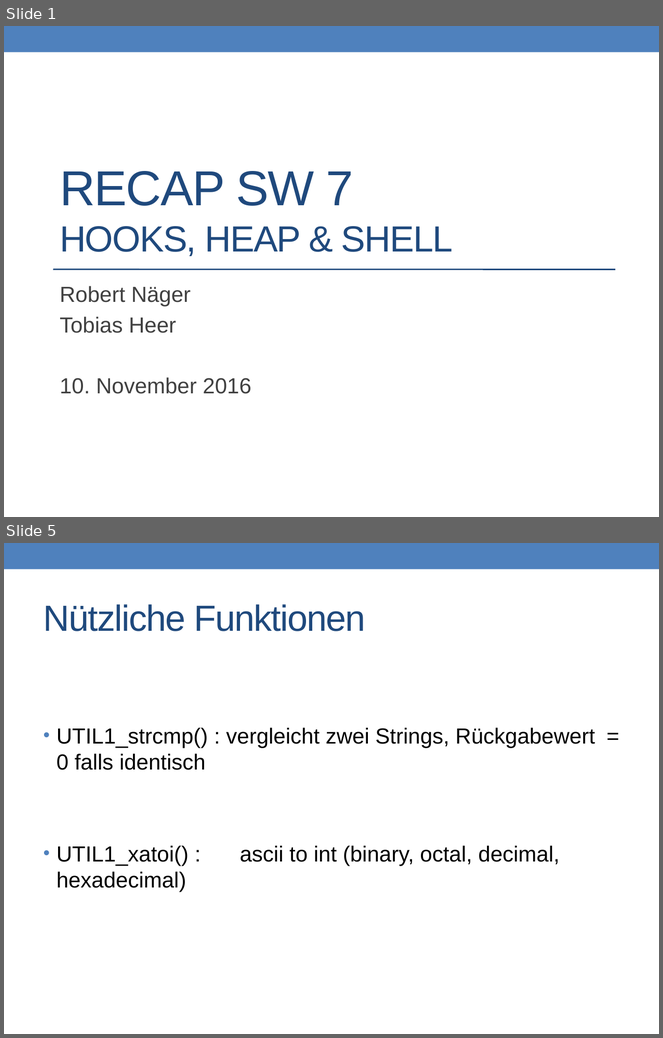
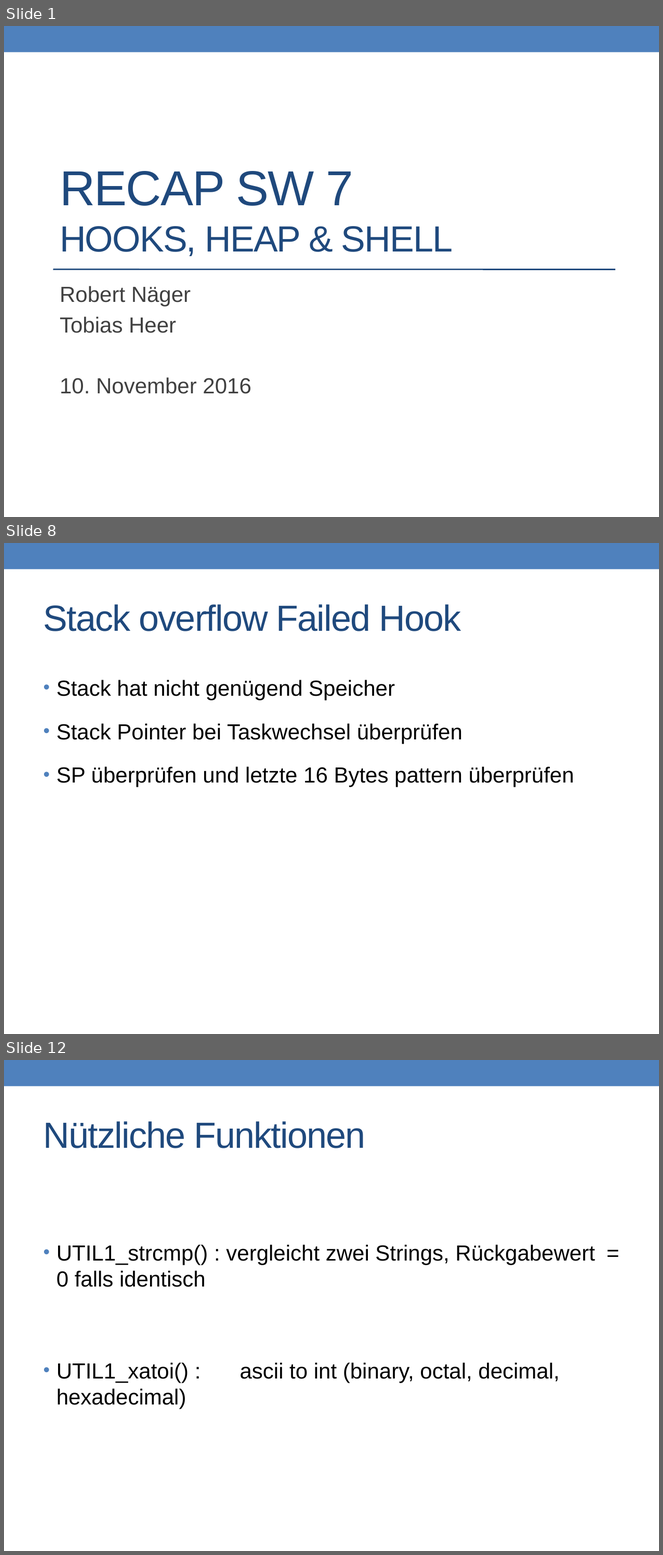
Before and after one commit to prg2lt1/robogit, a slide deck: Recap/ToroRecap.pptx. Shown one above the other, each under a label of ours: slides 1 and 5 before the commit, slides 1, 8 and 12 after it; the slides between them are not shown. The pictures are 663x1038 and 663x1555 pixels, drawn with LibreOffice and Linux fonts; fonts in the diff are those of the drawing. Boxes give left, top, right and bottom in pixels: in the first picture for what was removed or moved away, otherwise in the second. Text is boxed around its words. In the diff, an @@ line names an element or a change of style, - is before the commit and + after.

```diff
--- a/Recap/ToroRecap.pptx
+++ b/Recap/ToroRecap.pptx
@@ slide 8 added at (4, 543, 659, 1034), background #FFFFFF; not listed: 1 template element that a slide beside it also shows @@
@@ title added at (44, 604, 462, 631), 40 pt, text #1F497D @@
+Stack overflow Failed Hook
@@ text added at (57, 680, 574, 787), 24 pt, text #000000 @@
+• Stack hat nicht genügend Speicher
+• Stack Pointer bei Taskwechsel überprüfen
+• SP überprüfen und letzte 16 Bytes pattern überprüfen
@@ what was slide 5 is now slide 12 @@
```
Also in this commit, not shown: 4 slides changed, 9 other slides added, 2 slides removed.
